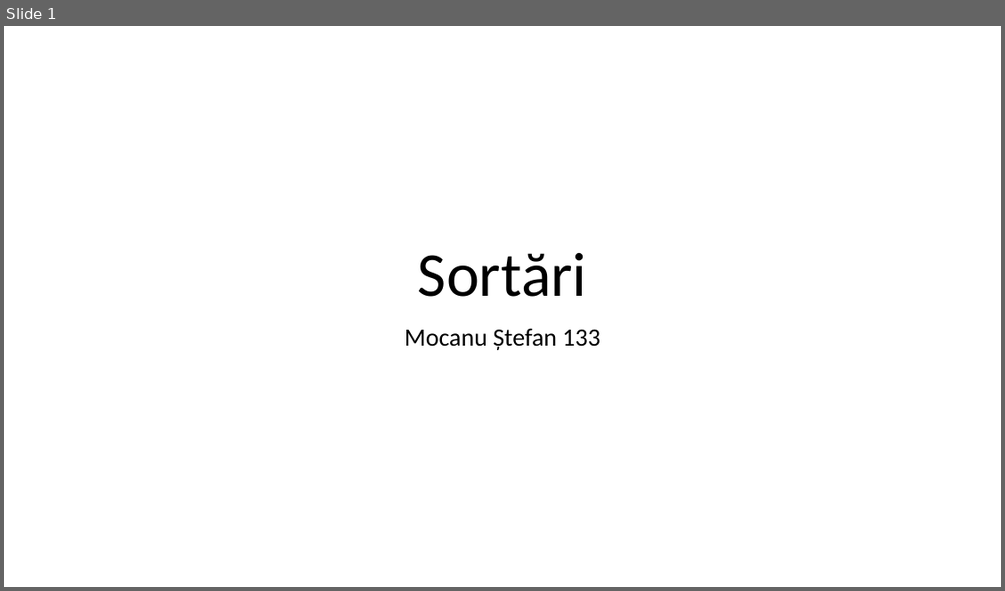
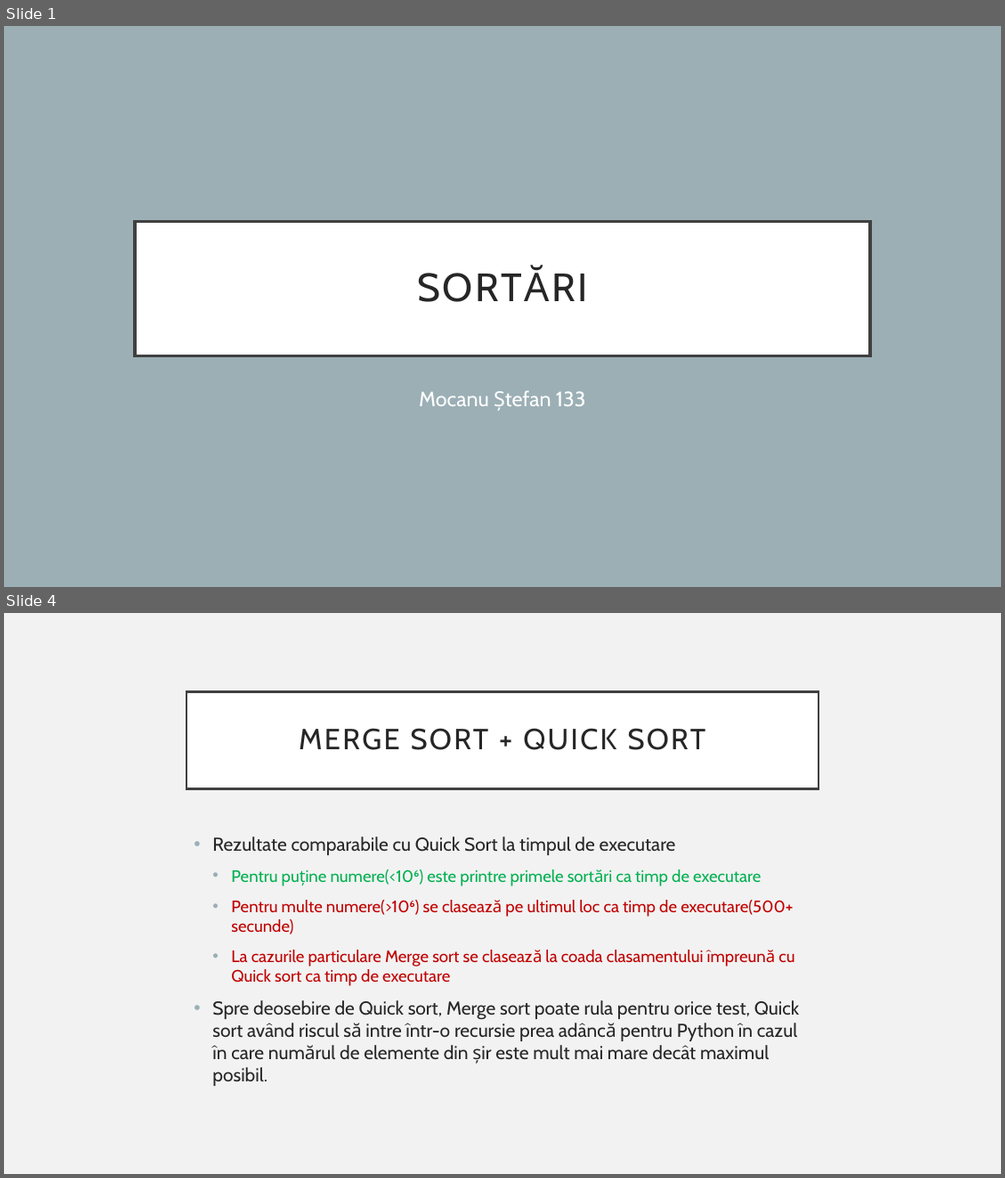
Before and after one commit to Stefan-Mocanu/Proiect-Sortari, a slide deck: Sortări.pptx. Shown one above the other, each under a label of ours: slide 1 before the commit, slides 1 and 4 after it; the slides between them are not shown. The pictures are 1005x591 and 1005x1178 pixels, drawn with LibreOffice and Linux fonts; fonts in the diff are those of the drawing. Boxes give left, top, right and bottom in pixels: in the first picture for what was removed or moved away, otherwise in the second. Text is boxed around its words. In the diff, an @@ line names an element or a change of style, - is before the commit and + after.

```diff
--- a/Sortări.pptx
+++ b/Sortări.pptx
@@ slide 4 added at bbox=[4, 613, 1001, 1174], background #F2F2F2 @@
@@ title added at bbox=[186, 691, 818, 788], fill #FFFFFF, outline #404040 2.5 pt, 28 pt, text #262626 @@
+MERGE SORT + QUICK SORT
@@ text added at bbox=[212, 836, 799, 1086], 18 pt, text #262626 @@
+• Rezultate comparabile cu Quick Sort la timpul de executare
+  • Pentru puține numere(<10⁶) este printre primele sortări ca timp de executare
+  • Pentru multe numere(>10⁶) se clasează pe ultimul loc ca timp de executare(500+ secunde)
+  • La cazurile particulare Merge sort se clasează la coada clasamentului împreună cu Quick sort ca timp de executare
+• Spre deosebire de Quick sort, Merge sort poate rula pentru orice test, Quick sort având riscul să intre într-o recursie prea adâncă pentru Python în cazul în care numărul de elemente din șir este mult mai mare decât maximul posibil.
@@ slide 1 changed as well @@
@@ background #FFFFFF to #9BAFB5 @@
@@ title "SORTĂRI": place and size @@
-title "SORTĂRI" at bbox=[418, 253, 587, 297]
+title "SORTĂRI" at bbox=[135, 221, 870, 356]
@@ title "SORTĂRI" at bbox=[135, 221, 870, 356]: vertical alignment bottom to middle; fill none to #FFFFFF; outline none to #404040 3 pt @@
@@ title at bbox=[418, 253, 587, 297]: text changed; size 60 to 38 pt; font Calibri to Cabin; text colour #000000 to #262626 @@
-Sortări
+SORTĂRI
@@ subtitle "Mocanu Ștefan 133": place and size @@
-subtitle "Mocanu Ștefan 133" at bbox=[404, 328, 600, 350]
+subtitle "Mocanu Ștefan 133" at bbox=[419, 391, 586, 406]
@@ subtitle "Mocanu Ștefan 133" at bbox=[419, 391, 586, 406]: size 24 to 20 pt, font Calibri to Cabin, text colour #000000 to #FFFFFF; line spacing 0.9 to 1 @@
```
Also in this commit, not shown: 5 other slides added, 1 slide removed.
